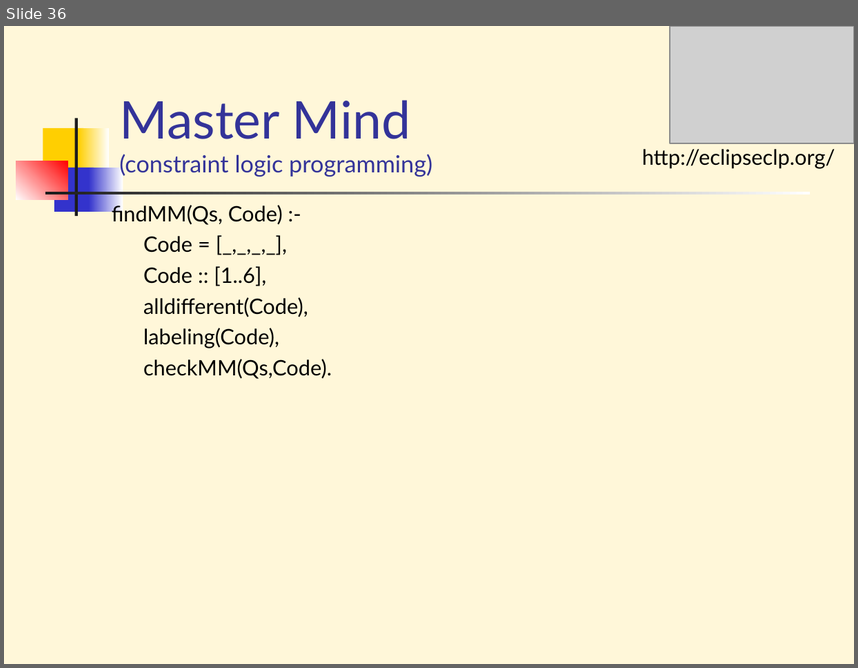
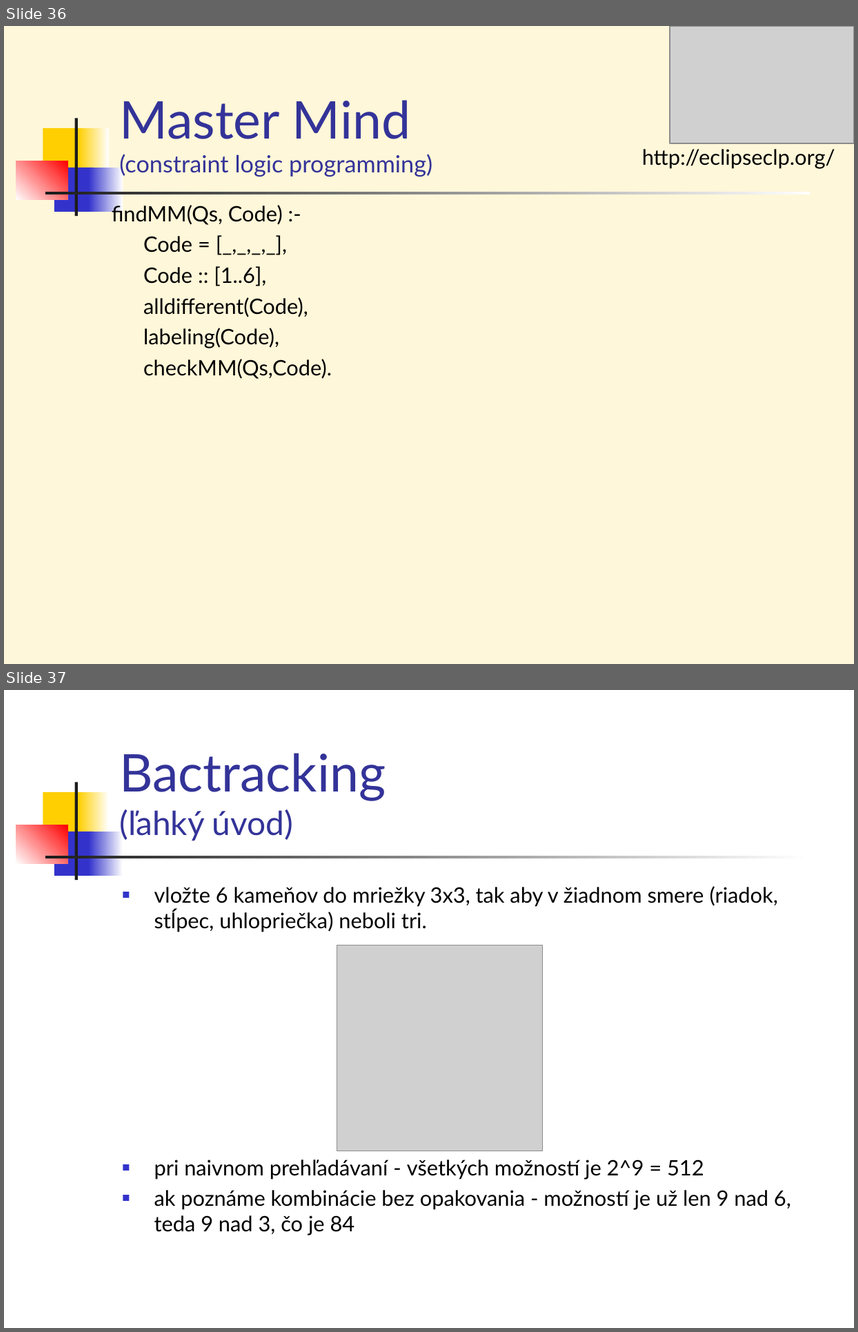
Before and after one commit to paradigmy/Prednasky, a slide deck: 11/logicke2.ppt. Shown one above the other, each under a label of ours: slide 36 before the commit, slides 36 and 37 after it. The pictures are 858x668 and 858x1332 pixels, drawn with LibreOffice and Linux fonts; fonts in the diff are those of the drawing; grey boxes stand for pictures. Boxes give left, top, right and bottom in pixels: in the first picture for what was removed or moved away, otherwise in the second. Text is boxed around its words. In the diff, an @@ line names an element or a change of style, - is before the commit and + after.

```diff
--- a/11/logicke2.ppt
+++ b/11/logicke2.ppt
@@ slide 37 added at (4, 690, 854, 1328), background #FFFFFF; not listed: 7 template elements that a slide beside it also shows @@
@@ title added at (119, 753, 386, 841), 44 pt, text #333399 @@
+Bactracking
+(ľahký úvod)
@@ text added at (154, 886, 791, 1235), 18 pt, text #000000 @@
+■ vložte 6 kameňov do mriežky 3x3, tak aby v žiadnom smere (riadok, stĺpec, uhlopriečka) neboli tri.
+■ pri naivnom prehľadávaní - všetkých možností je 2^9 = 512
+■ ak poznáme kombinácie bez opakovania - možností je už len 9 nad 6, teda 9 nad 3, čo je 84
@@ picture added at (337, 945, 543, 1151) @@
```
Also in this commit, not shown: 1 slide changed, 5 other slides added, 1 other file.
